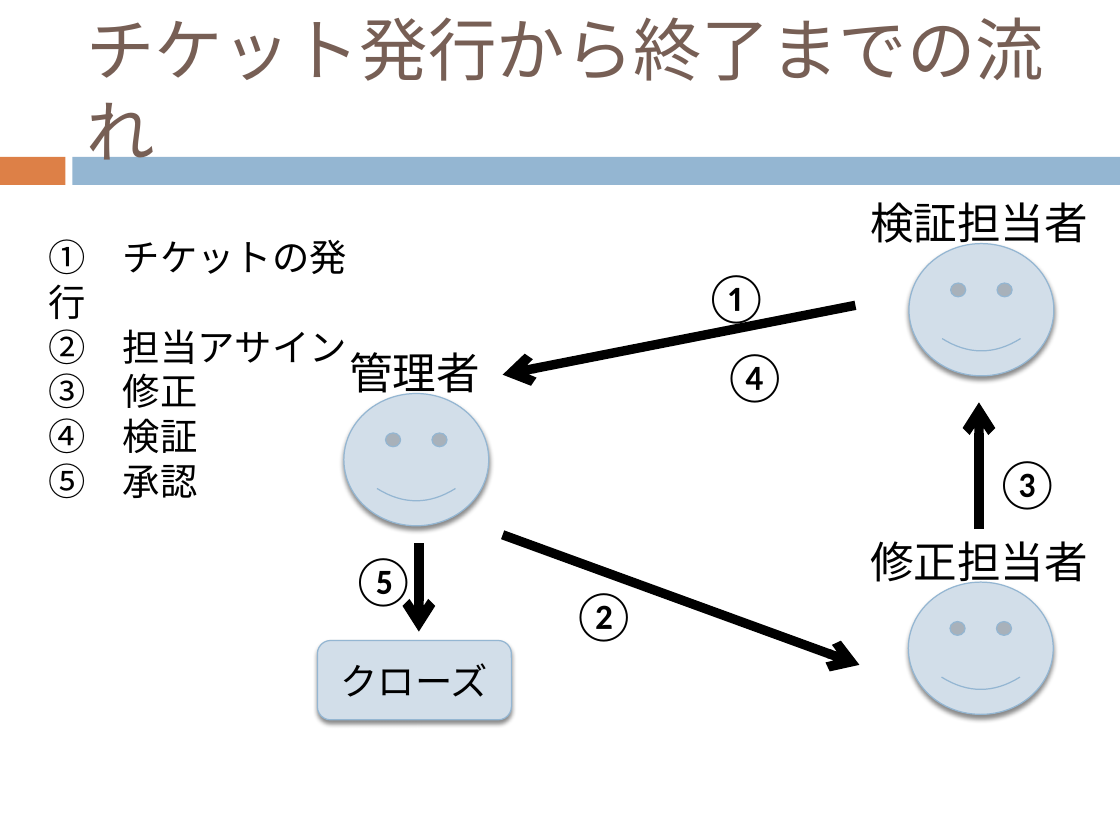
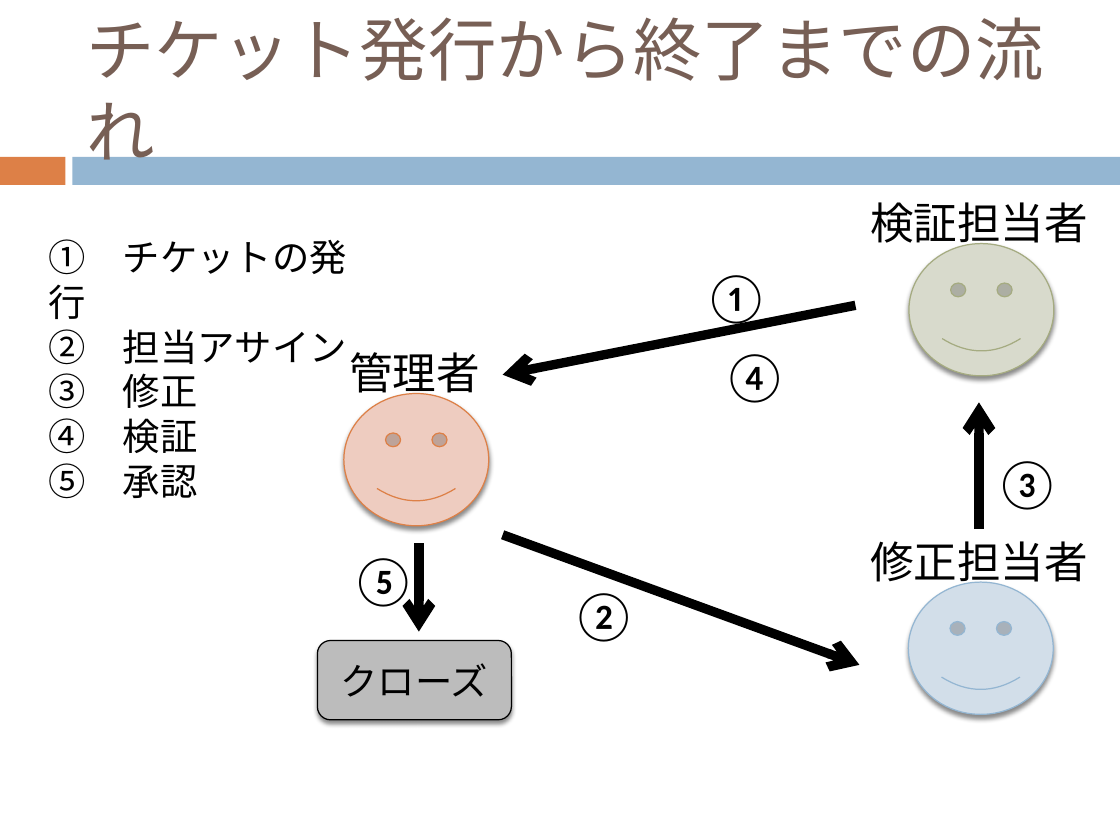
Before and after one commit to keimatsui/kadai, a slide deck: slide 6 of 卒業論文/2012/久保孝樹/最終発表/最終発表.pptx. Drawn at 1120x840 pixels with LibreOffice and Linux fonts; fonts in the diff are those of the drawing. Boxes give left, top, right and bottom in pixels: in the first picture for what was removed or moved away, otherwise in the second. Text is boxed around its words. In the diff, an @@ line names an element or a change of style, - is before the commit and + after.

```diff
--- a/卒業論文/2012/久保孝樹/最終発表/最終発表.pptx
+++ b/卒業論文/2012/久保孝樹/最終発表/最終発表.pptx
@@ smiley face at [909, 244, 1054, 376]: fill #D2DEEA to #D8DACD; outline #94B6D2 0.79 pt to #A5AB81 0.79 pt @@
@@ smiley face at [344, 393, 488, 525]: fill #D2DEEA to #EFCDC1; outline #94B6D2 0.79 pt to #DD8047 0.79 pt @@
@@ rounded rectangle "クローズ" at [317, 641, 511, 720]: fill #D2DEEA to #BDBDBD; outline #94B6D2 0.79 pt to #000000 0.79 pt @@
```
Also in this commit, not shown: 2 other slides changed.
